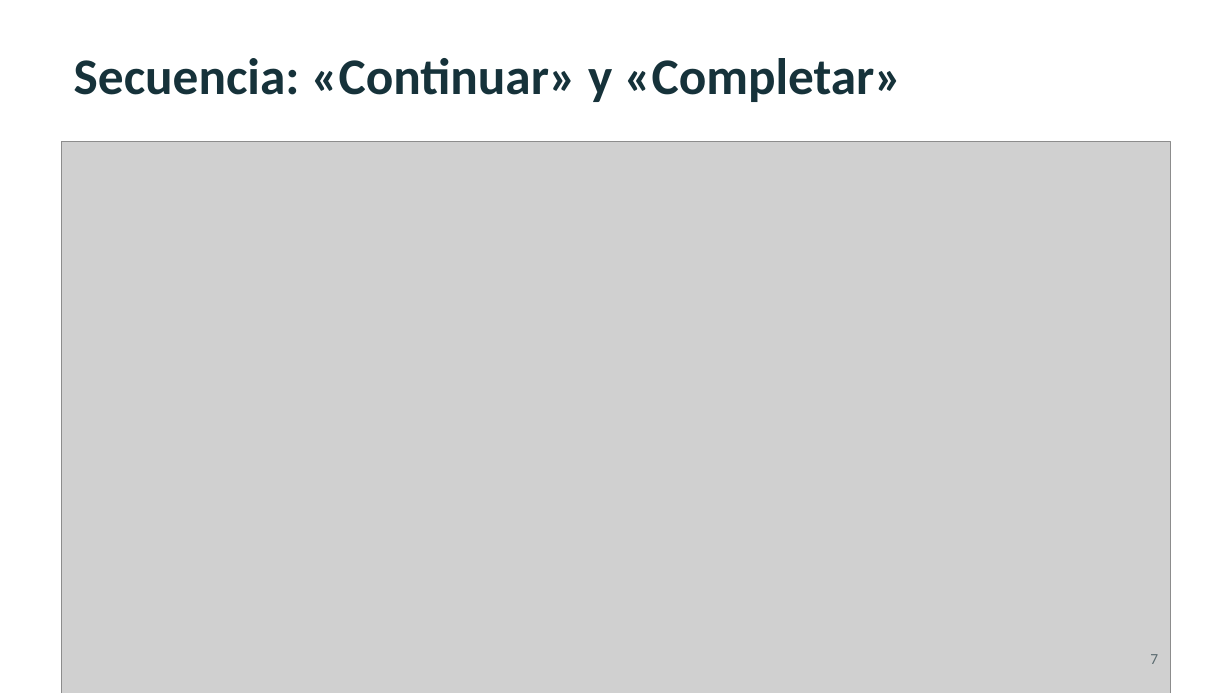
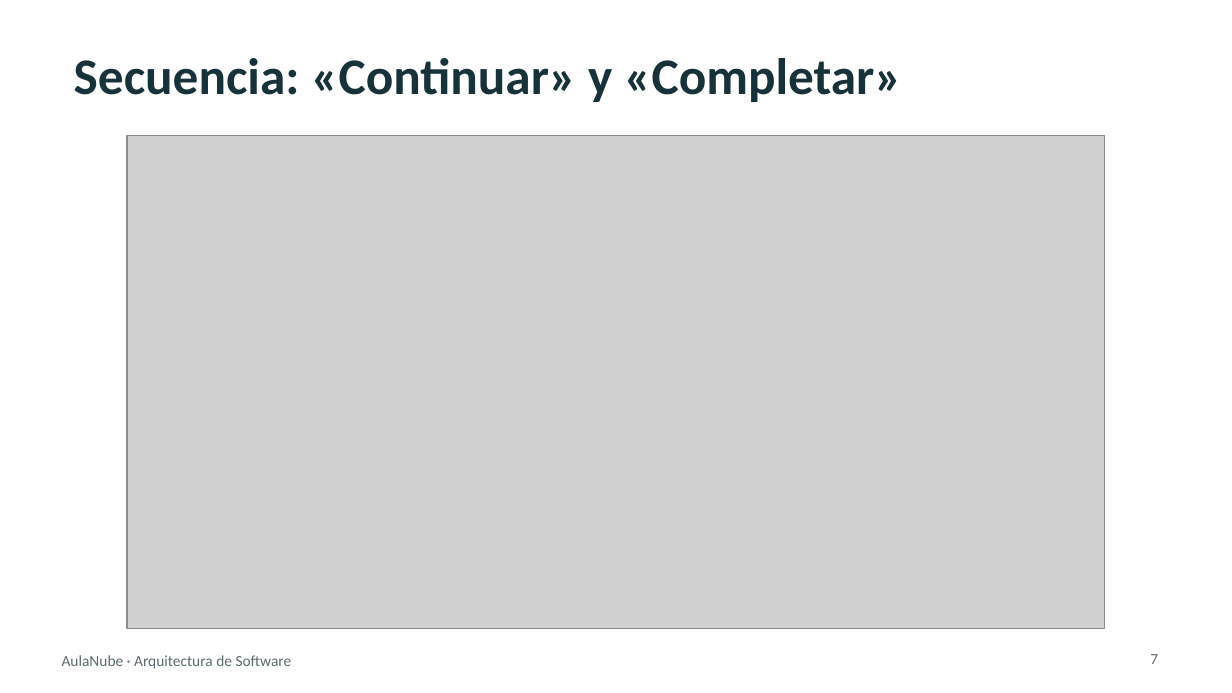
Before and after one commit to augustocco/aulanube-rutas, a slide deck: slide 7 of docs/presentacion/Presentacion-AulaNube-Rutas.pptx. Drawn at 1232x693 pixels with LibreOffice and Linux fonts; fonts in the diff are those of the drawing; grey boxes stand for pictures. Boxes give left, top, right and bottom in pixels: in the first picture for what was removed or moved away, otherwise in the second. Text is boxed around its words. In the diff, an @@ line names an element or a change of style, - is before the commit and + after.

```diff
--- a/docs/presentacion/Presentacion-AulaNube-Rutas.pptx
+++ b/docs/presentacion/Presentacion-AulaNube-Rutas.pptx
@@ picture: place and size @@
-picture at <box>62,142,1170,693</box>
+picture at <box>127,136,1105,628</box>
@@ text added at <box>62,655,292,669</box>, 9 pt, text #5B6B70 @@
+AulaNube · Arquitectura de Software
```
Also in this commit, not shown: 5 other files.
